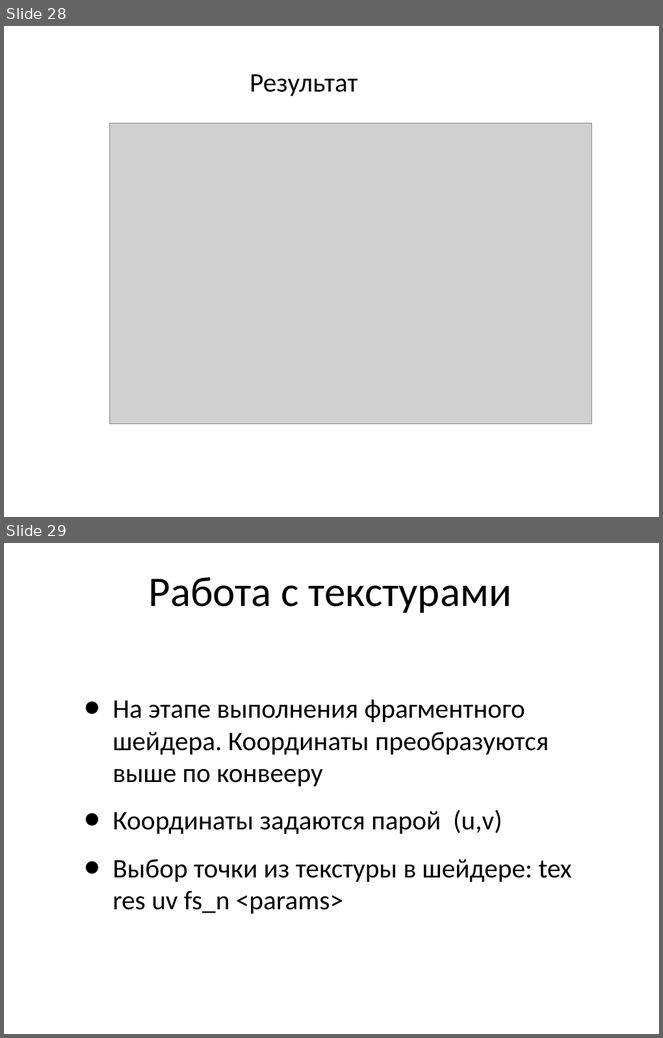
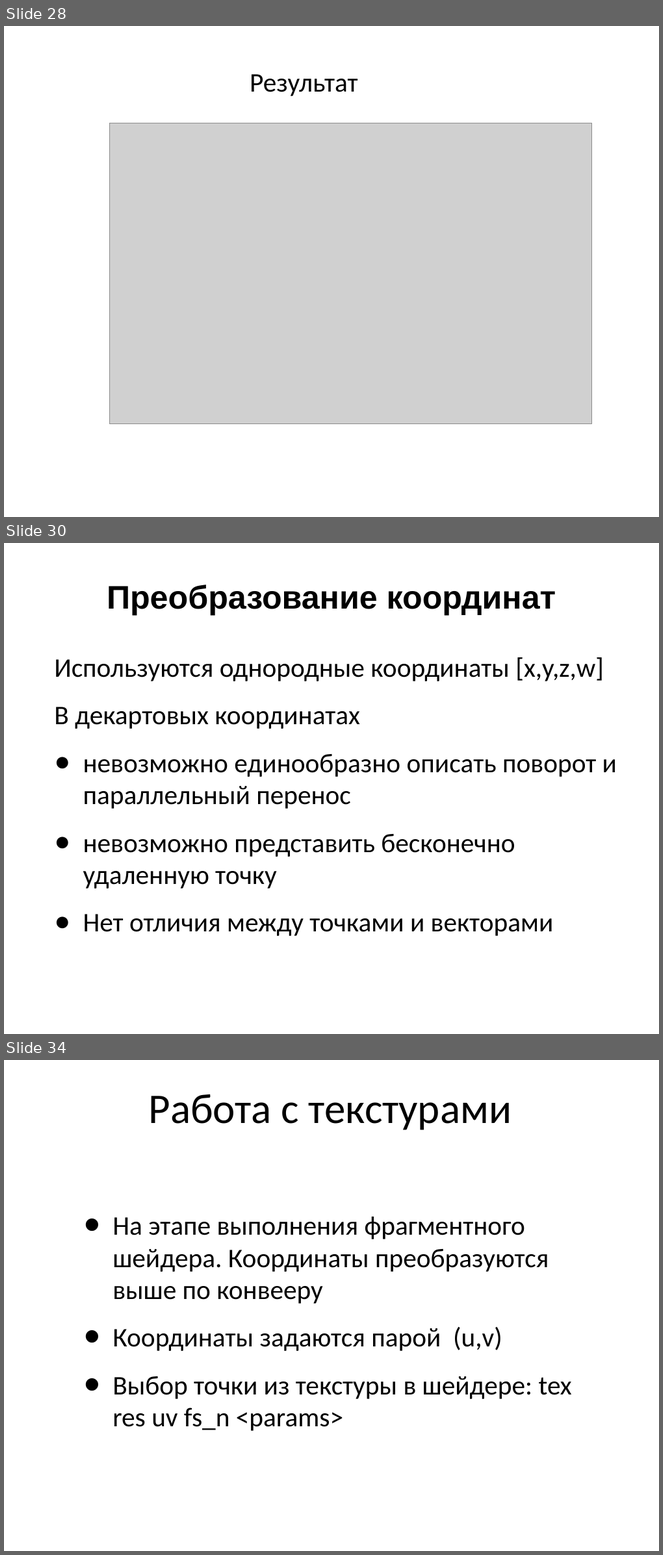
Before and after one commit to schadov/241m-lectures, a slide deck: Stage3D_2.ppt. Shown one above the other, each under a label of ours: slides 28 and 29 before the commit, slides 28, 30 and 34 after it; the slides between them are not shown. The pictures are 663x1038 and 663x1555 pixels, drawn with LibreOffice and Linux fonts; fonts in the diff are those of the drawing; grey boxes stand for pictures. Boxes give left, top, right and bottom in pixels: in the first picture for what was removed or moved away, otherwise in the second. Text is boxed around its words. In the diff, an @@ line names an element or a change of style, - is before the commit and + after.

```diff
--- a/Stage3D_2.ppt
+++ b/Stage3D_2.ppt
@@ slide 30 added at box(4, 543, 659, 1034), background #FFFFFF @@
@@ title added at box(107, 585, 556, 615), 51 pt, text #000000, bold @@
+Преобразование координат
@@ text added at box(54, 657, 617, 936), 42 pt, text #000000 @@
+Используются однородные координаты [x,y,z,w]
+В декартовых координатах
+● невозможно единообразно описать поворот и параллельный перенос
+● невозможно представить бесконечно удаленную точку
+● Нет отличия между точками и векторами
@@ what was slide 29 is now slide 34 @@
```
Also in this commit, not shown: 6 slides changed, 6 other slides added.
